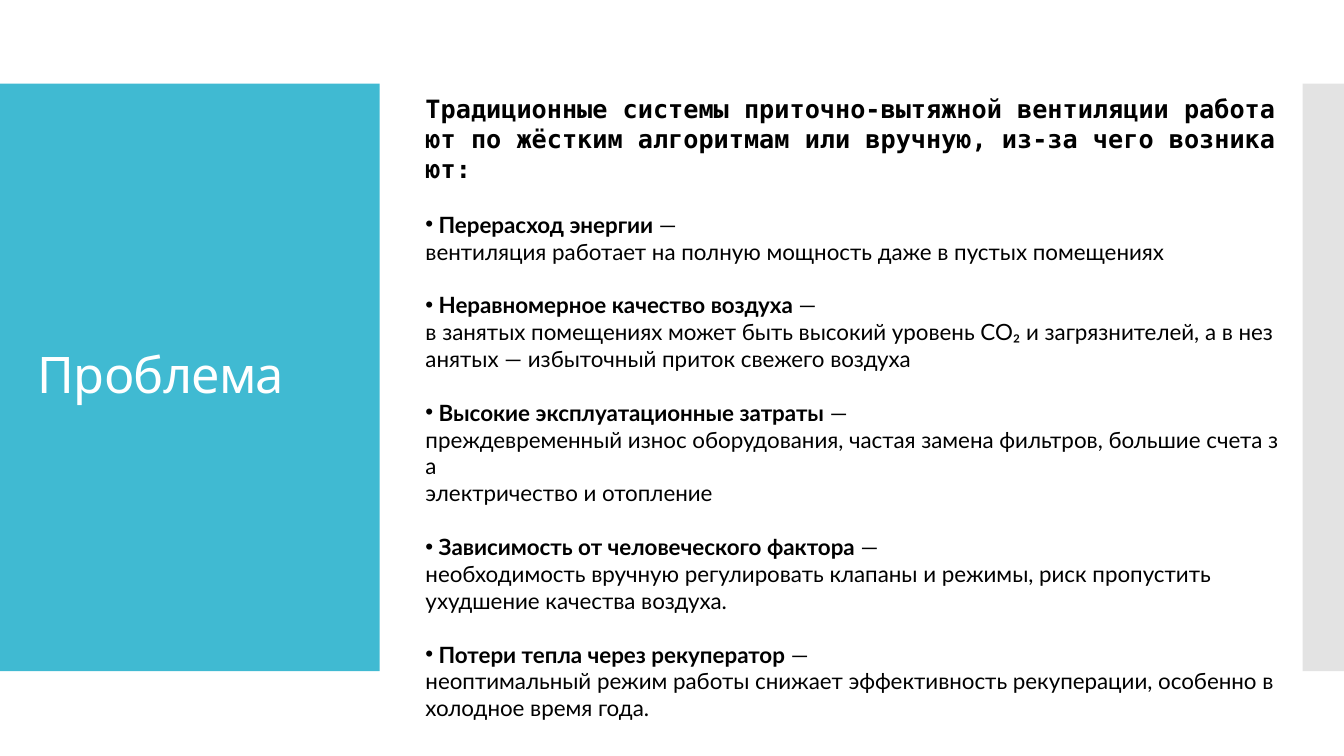
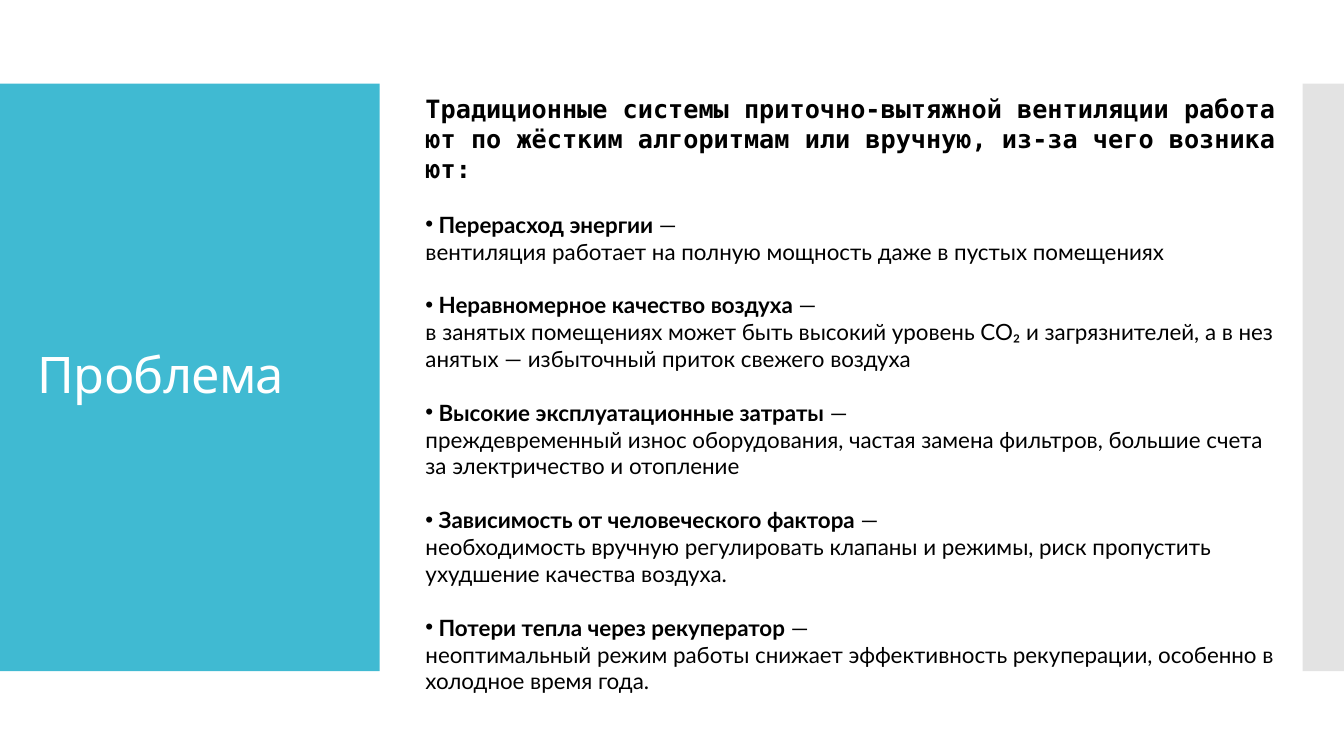
Before and after one commit to IlyyaNeustroev/airQuality, a slide deck: slide 3 of Презентация/АэроМонитор.pptx. Drawn at 1344x756 pixels with LibreOffice and Linux fonts; fonts in the diff are those of the drawing. Boxes give left, top, right and bottom in pixels: in the first picture for what was removed or moved away, otherwise in the second. Text is boxed around its words. In the diff, an @@ line names an element or a change of style, - is before the commit and + after.

```diff
--- a/Презентация/АэроМонитор.pptx
+++ b/Презентация/АэроМонитор.pptx
@@ text at (x1=425, y1=404, x2=1262, y2=478): text changed @@
-• Высокие эксплуатационные затраты — преждевременный износ оборудования, частая замена фильтров, большие счета за
-электричество и отопление
+• Высокие эксплуатационные затраты — преждевременный износ оборудования, частая замена фильтров, большие счета за электричество и отопление
@@ text at (x1=425, y1=619, x2=1273, y2=693): text changed @@
-• Потери тепла через рекуператор — неоптимальный режим работы снижает эффективность рекуперации, особенно в
-холодное время года.
+• Потери тепла через рекуператор — неоптимальный режим работы снижает эффективность рекуперации, особенно в холодное время года.
```
Also in this commit, not shown: 2 other slides changed, 8 slides added, 1 slide removed, 7 other files.
